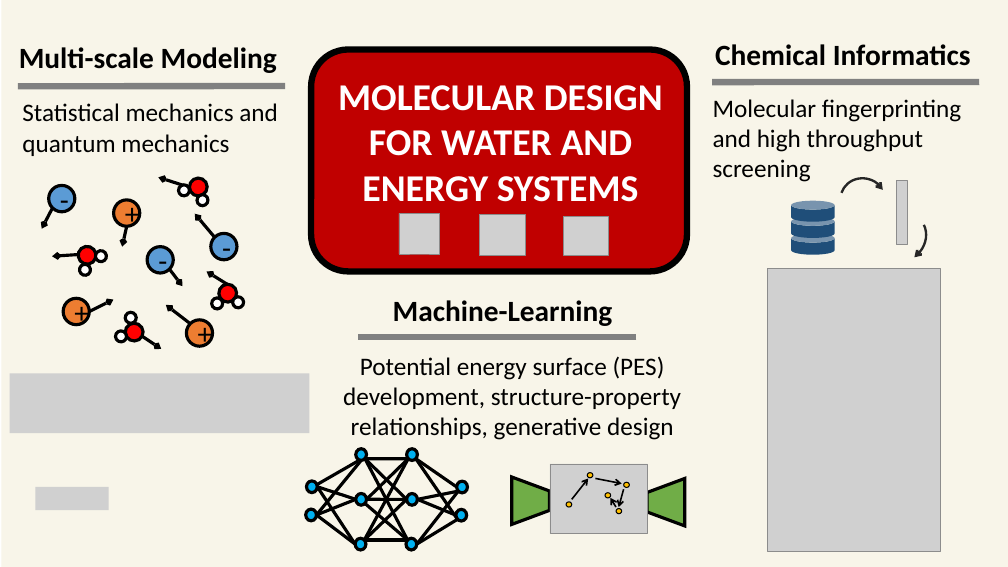
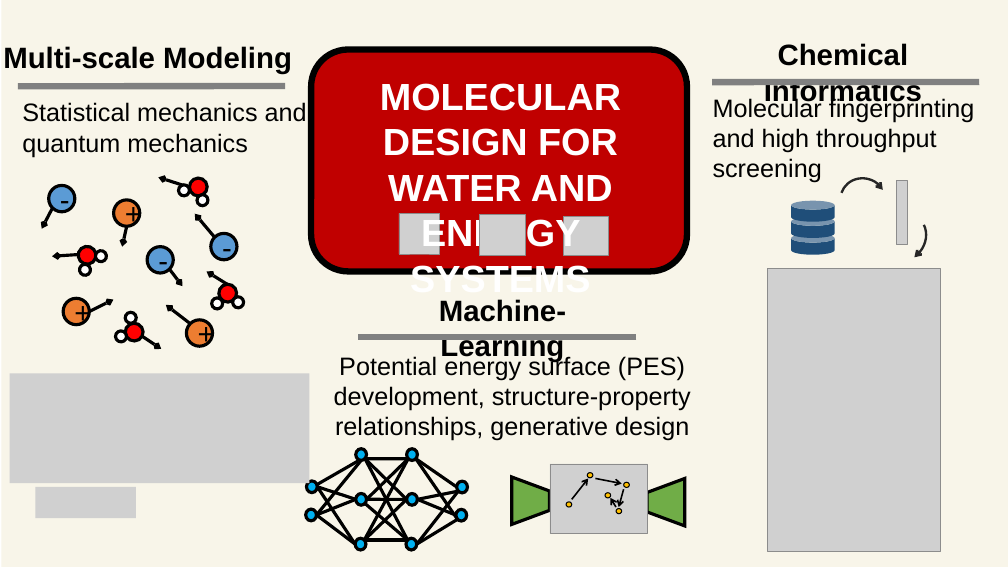
Before and after one commit to YueGroup/yuegroup.github.io, a slide deck: slide 1 of images/graphics.pptx. Drawn at 1008x567 pixels with LibreOffice and Linux fonts; fonts in the diff are those of the drawing; grey boxes stand for pictures. Boxes give left, top, right and bottom in pixels: in the first picture for what was removed or moved away, otherwise in the second. Text is boxed around its words. In the diff, an @@ line names an element or a change of style, - is before the commit and + after.

```diff
--- a/images/graphics.pptx
+++ b/images/graphics.pptx
@@ font Calibri to Arial in 10 elements at box(713, 96, 975, 183), box(3, 46, 292, 74), box(22, 102, 307, 157), box(334, 354, 691, 441), box(764, 43, 922, 107), box(439, 299, 566, 362), box(380, 83, 621, 275), box(113, 200, 140, 226), box(64, 299, 90, 325), box(187, 320, 213, 346) @@
@@ picture: place and size @@
-picture at box(10, 374, 310, 433)
+picture at box(10, 374, 310, 483)
@@ picture: place and size @@
-picture at box(36, 487, 109, 510)
+picture at box(36, 487, 136, 518)
```
Also in this commit, not shown: 4 other files.
